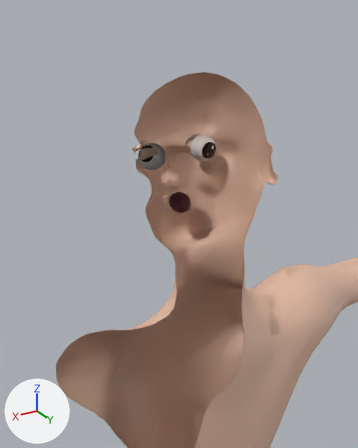
What one commit did to the glTF model characters/father/model/father.glb.
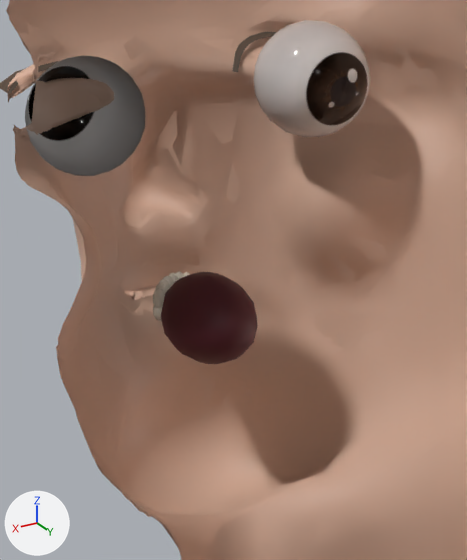
There are two pictures of each version: one from a camera (50 mm lens) standing at (0.3149, 0.4631, 1.7549) and looking at (0.0056, -0.0525, 1.4971), one close up on the part from 37% to 67% of the width and 29% to 57% of the height. Every picture has the same lights, and +X, +Y and +Z are marked at lower left. The last two pictures show the newer version. Everything nearer to the camera than a plane just in front of the edit is cut away. Vertices at exactly the same position are counted once.

Objects in the first close-up: 'Body', 'Body_LOD1', 'Eyes', 'Lashes', 'Mouth'.
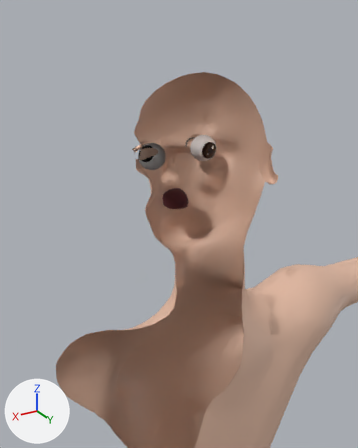
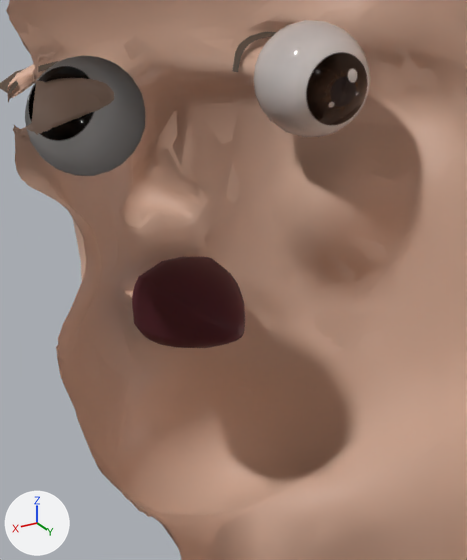
Changed parts and their boxes [x1, y1, x2, y2] in the close-ups (467 x 560 px; the box of a moved part takes in the faces that stretch with it):
```json
{"object": "Mouth", "change": "reshaped", "before": [153, 271, 258, 364], "after": [132, 257, 245, 348], "on screen": "8% wider"}
{"part": 1, "of": "me_mouth", "change": "moved or reshaped", "before": [175, 271, 184, 280], "on screen": "not visible afterwards"}
{"part": 2, "of": "me_mouth", "change": "moved or reshaped", "before": [169, 273, 178, 283], "on screen": "not visible afterwards"}
{"part": 3, "of": "me_mouth", "change": "moved or reshaped", "before": [163, 276, 174, 287], "on screen": "not visible afterwards"}
{"part": 4, "of": "me_mouth", "change": "moved or reshaped", "before": [155, 284, 167, 294], "on screen": "not visible afterwards"}
{"part": 5, "of": "me_mouth", "change": "moved or reshaped", "before": [153, 289, 165, 308], "on screen": "not visible afterwards"}
{"part": 6, "of": "me_mouth", "change": "moved or reshaped", "before": [153, 306, 162, 321], "on screen": "not visible afterwards"}
{"part": 7, "of": "me_mouth", "change": "rebuilt", "before": [161, 272, 258, 364], "after": [132, 257, 245, 348], "on screen": "16% wider"}
{"part": 8, "of": "me_mouth", "change": "moved or reshaped", "before": [159, 279, 170, 291], "on screen": "not visible afterwards"}
```

Scene script edits in JSON lines:
```json
{"block": "me_mouth", "where": "# used by ob_mouth; location = (0.0, 0.0, 0.0)"}
{"op": "remove", "block": "me_mouth", "code": "me_mouth.from_pydata(...)  # 856 vertices, 1596 faces; spans x -0.0135..0.0135, y -0.081..-0.042, z 1.5108..1.5375"}
{"op": "add", "block": "me_mouth", "code": "me_mouth.from_pydata(...)  # 1029 vertices, 1927 faces; spans x -0.0155..0.0155, y -0.0835..-0.0439, z 1.5124..1.5381"}
{"block": "me_mouth", "change": "me_mouth part 1: the loose piece of 34 vertices spanning x -0.0029..0.0007, y -0.081..-0.0763, z 1.5243..1.5328 is moved by (0.0, 0.0026, 0.0)"}
{"block": "me_mouth", "change": "me_mouth part 2: the loose piece of 34 vertices spanning x -0.0007..0.0029, y -0.081..-0.0763, z 1.5243..1.5328 is moved by (0.0, 0.0026, 0.0)"}
{"block": "me_mouth", "change": "me_mouth part 3: the loose piece of 34 vertices spanning x 0.0015..0.0051, y -0.0803..-0.0756, z 1.5243..1.5325 is moved by (0.0, 0.0024, 0.0)"}
{"block": "me_mouth", "change": "me_mouth part 4: the loose piece of 34 vertices spanning x 0.0059..0.0096, y -0.0767..-0.0721, z 1.5243..1.5319 is moved by (0.0, 0.0015, 0.0)"}
{"block": "me_mouth", "change": "me_mouth part 5: the loose piece of 34 vertices spanning x 0.0082..0.0118, y -0.0739..-0.0693, z 1.5243..1.5316 is moved by (0.0, 0.0008, 0.0)"}
{"block": "me_mouth", "change": "me_mouth part 6: the loose piece of 34 vertices spanning x 0.0082..0.0118, y -0.0739..-0.0693, z 1.5211..1.5273 is moved by (0.0, 0.0008, 0.0)"}
{"block": "me_mouth", "change": "me_mouth part 7: the loose piece of 107 vertices spanning x -0.0135..0.0135, y -0.0765..-0.042, z 1.5108..1.5375 is rebuilt with 280 vertices and now spans x -0.0155..0.0155, y -0.0835..-0.0439, z 1.5124..1.5381"}
{"block": "me_mouth", "change": "me_mouth part 8: 60 vertices removed from x 0.0037..0.0073, y -0.0788..-0.0742, z 1.5206..1.5322; 60 vertices added at x 0.0037..0.0073, y -0.0768..-0.0722, z 1.5206..1.5322"}
{"block": "me_mouth", "change": "other edits to the shape of me_mouth do not show in these pictures"}
```
